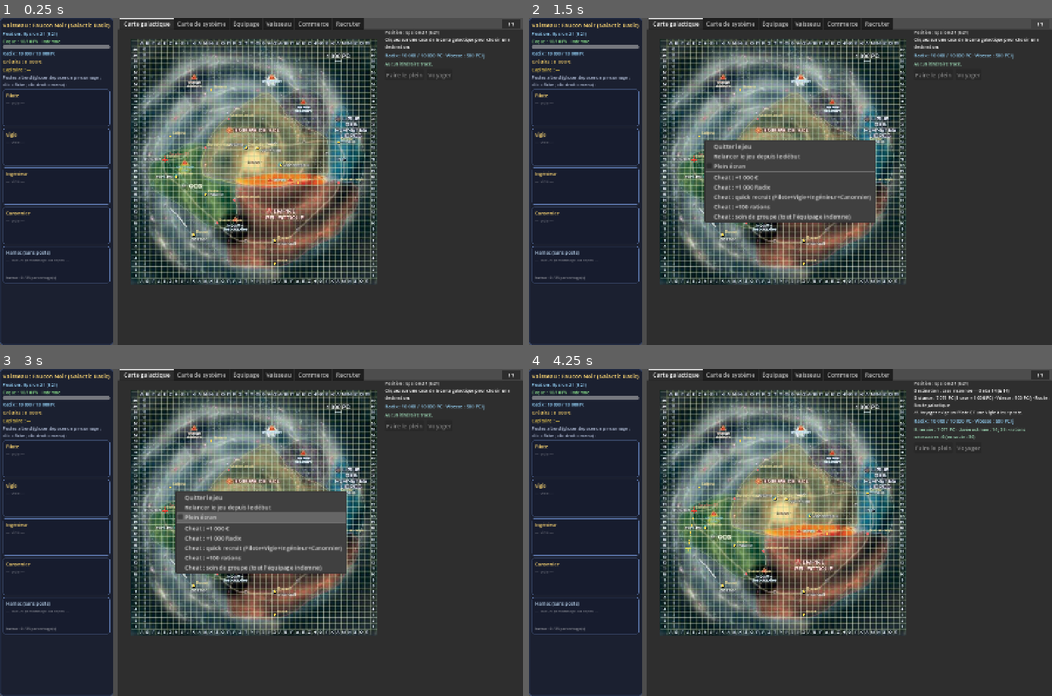
Above: before the commit, frames 1-4 (two rows, left to right).
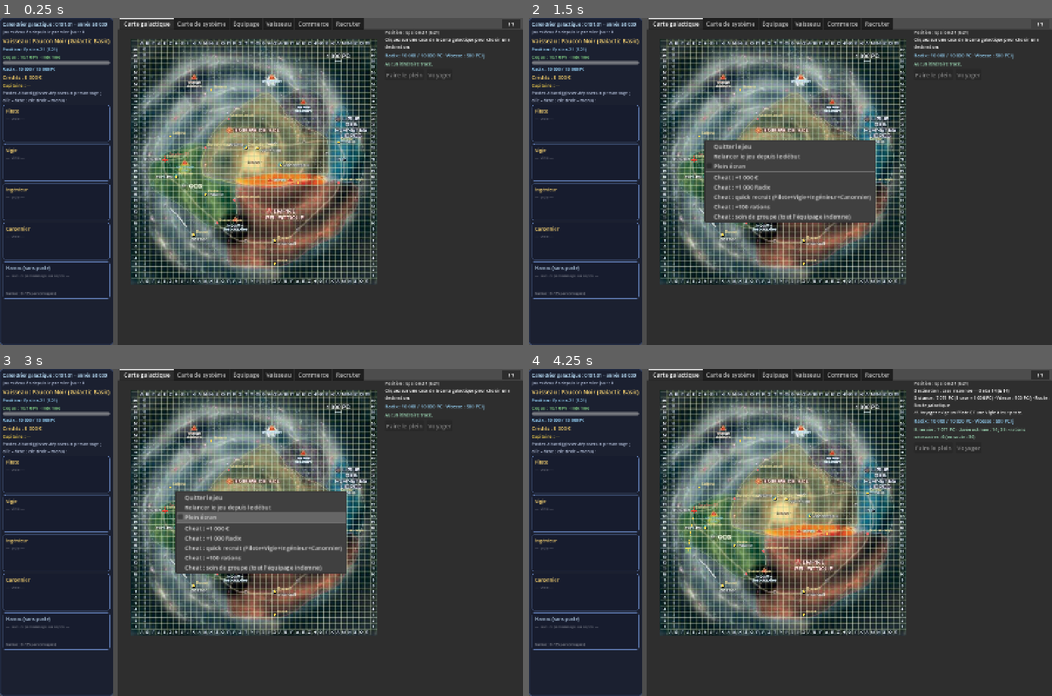
Above: after the commit, the same moments.

Repository: demicercle/space-western
Game: Godot game, scene res://main.tscn
Two runs of this game, one before a commit and one after it. Both use one fixed random seed, a clock stepped at 60 frames per second and the inputs below.
Inputs (mouse positions are in pixels of both pictures, inside the frame that each line leads up to):
- Up to frame 1 (0.25 s): no input
- Up to frame 2 (1.5 s): click "F1" at 0.5 s; click "F1" at 1.25 s
- Up to frame 3 (3 s): click "F1" at 2 s; tap Enter at 2.75 s; drag from (251, 539) to (313, 460) at 2.77 s
- Up to frame 4 (4.25 s): tap Space at 3.5 s; drag from (685, 548) to (764, 597) at 3.52 s

The runs differ from the first frame. In frame 1, 3.5% of the frame differs, in the area x 0-22%, y 1-86%; in frame 2, 3.5%; in frame 3, 3.5%; in frame 4, 3.5%.

Commit message:
Instructions-13 : calendrier galactique (MdJ p20, XXYY.ZZ + jours écoulés en haut à gauche) ; commerce = bouton « Rechercher des articles » (test de Recherche du capitaine par article, difficulté selon cours ×0,5/1/1,5/2, modifs type de planète GdM p42 + dispo A/C + tech militaire/spatiale, 1 jour par test, liste effacée au départ du corps) + négociation du prix par article (opposition Commerce vs marchand Figurant Héros/Normal, ±5 %/succès excédentaire, prix base + négocié affichés, achat au prix négocié)
Co-authored-by: demicercle <demicercle@users.noreply.github.com>

Diff:
--- a/main.gd
+++ b/main.gd
@@ -25,6 +25,9 @@
 var ship_orbite_us := 0.0
 var ship_angle := 0.0
 var game_seed := 0
+var jours_ecoules := 0
+var articles_trouves := {}
+var corps_recherche: Variant = null
 
 var galaxy_map: GalaxyMap
 var system_map: SystemMap
@@ -34,6 +37,8 @@
 var recruit_panel: RecruitPanel
 var marchandage_mod := 1.0
 var posts_container: VBoxContainer
+var calendar_label: Label
+var jours_label: Label
 var ship_name_label: Label
 var pos_label: Label
 var credits_label: Label
@@ -87,6 +92,14 @@
 		p.add_theme_stylebox_override("panel", panel_style)
 
 func _build_left_panel() -> void:
+	calendar_label = Label.new()
+	calendar_label.add_theme_font_size_override("font_size", 13)
+	calendar_label.add_theme_color_override("font_color", Color(0.75, 0.9, 1.0))
+	left_vbox.add_child(calendar_label)
+	jours_label = Label.new()
+	jours_label.add_theme_font_size_override("font_size", 12)
+	jours_label.add_theme_color_override("font_color", Color(0.7, 0.75, 0.85))
+	left_vbox.add_child(jours_label)
 	ship_name_label = Label.new()
 	ship_name_label.add_theme_font_size_override("font_size", 16)
 	ship_name_label.add_theme_color_override("font_color", Color(1.0, 0.85, 0.45))
@@ -212,6 +225,7 @@
 	shop_panel.set_anchors_preset(Control.PRESET_FULL_RECT)
 	tabs.get_child(4).add_child(shop_panel)
 	shop_panel.buy_requested.connect(_on_buy)
+	shop_panel.search_requested.connect(_on_rechercher)
 
 	recruit_panel = RecruitPanel.new()
 	recruit_panel.set_anchors_preset(Control.PRESET_FULL_RECT)
@@ -418,12 +432,18 @@
 	var en_soute := ship.rations + int(ship.cargaison.get("Repas", 0))
 	return "Itinéraire : %s PC · durée estimée : %s · rations nécessaires : %d (en soute : %d)" % [MAUtils.fmt_int(distance), duree, rations, en_soute]
 
+func avancer_jours(n: int) -> void:
+	jours_ecoules += maxi(0, n)
+
 func _start_game() -> void:
 	game_seed = randi()
 	ship = Ship.galactic_basic(MAUtils.pick(SHIP_NAMES))
 	credits = 8000
 	characters = []
 	captain = null
+	jours_ecoules = 0
+	articles_trouves.clear()
+	corps_recherche = null
 	current_system = get_system(current_pos)
 	ship_body = null
 	ship_orbite_us = float(current_system.limite)
@@ -490,6 +510,8 @@
 
 func _on_buy(it: Dictionary) -> void:
 	var prix := ShopTables.prix_achat(it, cours_actuel())
+	if articles_trouves.has(str(it["nom"])):
+		prix = int(articles_trouves[str(it["nom"])]["prix"])
 	var place: float = float(it["place"])
 	if not docked():
 		shop_panel.set_message("Commerce indisponible hors planète/station-relais.")
@@ -546,6 +568,84 @@
 	mod = clampf(mod, 0.5, 1.5)
 	marchandage_mod = mod
 	return "Marchandage à l'arrivée — Commerce du capitaine %s : %s contre marchand %s : %s → prix de vente ×%s (plafonds 50 %%–150 %% du prix de base)." % [captain.nom, Dice.fmt_jet(r), Dice.fmt_jet(m), txt, MAUtils.fmt_num(mod)]
+
+func _on_rechercher() -> void:
+	if not docked():
+		shop_panel.set_message("Recherche d'articles impossible hors planète/station-relais.")
+		return
+	if current_system != null and current_system.est_relais:
+		shop_panel.set_message("Comptoir OCG de la station-relais : tarifs fixes, pas besoin de chercher.")
+		return
+	if captain == null:
+		shop_panel.set_message("Pas de capitaine désigné pour mener la recherche.")
+		return
+	var sb: Dictionary = ship_body
+	var cours := cours_actuel()
+	var com: String = str(sb.get("commerce", "")).to_lower()
+	var est_carrefour := com.contains("carrefour")
+	var est_pauvre := com.contains("pauvre")
+	var est_primitive := com.contains("primitive")
+	var mode := "TD" if est_primitive else "normal"
+	var liste: Array = ShopTables.CATALOGUE + ShopTables.MARCHANDISES
+	var tests := 0
+	var nouveaux := 0
+	var log := ""
+	for it in liste:
+		var nom: String = str(it["nom"])
+		var dispo: String = str(it.get("dispo", "C"))
+		var c: float = float(cours.get(dispo, 1.0))
+		if c <= 0.0:
+			continue
+		if articles_trouves.has(nom):
+			continue
+		tests += 1
+		var diff: int = int(round(c * 2.0))
+		var nd: int = captain.get_comp("Recherche")
+		var mods := ""
+		if est_carrefour:
+			nd += 1
+			mods += " +1d (carrefour)"
+		if dispo == "C":
+			nd += 1
+			mods += " +1d (dispo C)"
+		if dispo == "A":
+			diff += 1
+			mods += " D+1 (dispo A)"
+		var cat: String = str(it.get("cat", ""))
+		if cat == "Technologie militaire" or cat == "Technologie spatiale":
+			diff += 1
+			mods += " D+1 (%s)" % cat.to_lower()
+		if est_pauvre:
+			diff += 1
+			mods += " D+1 (planète pauvre)"
+		if est_primitive:
+			mods += " (TD : planète primitive)"
+		var r := Dice.test(nd, diff, mode)
+		if not r["ok"]:
+			continue
+		var marchand: Character = Character.generate("Héros" if est_carrefour else "Normal", "Figurant", "Marchand")
+		var rc := Dice.test(captain.get_comp("Commerce"), 1)
+		var rm := Dice.test(marchand.get_comp("Commerce"), 1)
+		var mod := 1.0
+		var verdict := "égalité"
+		if rc["succ"] > rm["succ"]:
+			mod = 1.0 - 0.05 * float(rc["succ"] - rm["succ"])
+			verdict = "capitaine gagne"
+		elif rm["succ"] > rc["succ"]:
+			mod = 1.0 + 0.05 * float(rm["succ"] - rc["succ"])
+			verdict = "marchand gagne"
+		var base_prix: int = ShopTables.prix_achat(it, cours)
+		var prix_n: int = maxi(1, int(round(float(base_prix) * mod)))
+		articles_trouves[nom] = {"prix": prix_n, "base": base_prix, "mod": mod}
+		nouveaux += 1
+		log += "  [color=7bed9f]Trouvé : %s[/color] — Recherche %s (diff %d%s) : OK · opposition Commerce %s vs marchand %s (%s) → ×%s : [b]%s €[/b] (base %s €)\n" % [nom, Dice.fmt_jet(r), diff, mods, Dice.fmt_jet(rc), Dice.fmt_jet(rm), verdict, MAUtils.fmt_num(mod), MAUtils.fmt_int(prix_n), MAUtils.fmt_int(base_prix)]
+	corps_recherche = ship_body
+	if tests > 0:
+		avancer_jours(tests)
+	refresh_all()
+	shop_panel.set_message("Recherche d'articles à %s (%s) : %d test(s) de Recherche, +%d jour(s) — calendrier %s (année %d, %d jour(s) écoulé(s)) — %d nouvel article(s), %d au total." % [str(sb.get("nom", "?")), str(sb.get("commerce", "?")), tests, tests, MAUtils.galdate(jours_ecoules), MAUtils.annee_galactique(jours_ecoules), jours_ecoules, nouveaux, articles_trouves.size()])
+	if log != "":
+		journal.text += "\n[b][color=gold]Recherche d'articles — %s, %s (année %d)[/color][/b]\n" % [MAUtils.galdate(jours_ecoules), str(sb.get("nom", "?")), MAUtils.annee_galactique(jours_ecoules)] + log
 
 func nb_posts() -> int:
 	return mini(POSTS.size(), ship.equipage_postes)
@@ -745,8 +845,6 @@
 	recruit_panel.set_enabled_state(dk, credits, characters.size(), ship.passagers_max)
 	if not dk:
 		shop_panel.set_message("Commerce impossible, trouvez une station-relais ou une planète commerciale.")
-	else:
-		shop_panel.set_message("")
 
 func _post_skills() -> Dictionary:
 	var sk := {"pi": 0, "na": 0, "se": 0, "ss": 0, "ing": 0, "cae": 0, "carto": 0, "dpi": 0, "mpi": "", "dna": 0, "mna": "", "dse": 0, "mse": "", "dss": 0, "mss": "", "ding": 0, "ming": "", "dae": 0, "mae": "", "dca": 0, "mca": ""}
@@ -902,6 +1000,9 @@
 	var res := TravelSim.simulate(cfg)
 	_appliquer_consos(res)
 	jours_total += int(res["jours_count"])
+	avancer_jours(jours_total)
+	articles_trouves.clear()
+	corps_recherche = null
 	var sal: int = salaire_jour() * jours_total
 	credits = maxi(0, credits - sal)
 	var ligne_march := ""
@@ -998,6 +1099,9 @@
 	}
 	var res := TravelSim.simulate(cfg)
 	_appliquer_consos(res)
+	avancer_jours(int(res["jours_count"]))
+	articles_trouves.clear()
+	corps_recherche = null
 	var sal: int = salaire_jour() * int(res["jours_count"])
 	credits = maxi(0, credits - sal)
 	var ligne_march := ""
@@ -1111,6 +1215,8 @@
 	refresh_all()
 
 func refresh_all() -> void:
+	calendar_label.text = "Calendrier galactique : %s · année %s" % [MAUtils.galdate(jours_ecoules), MAUtils.fmt_int(MAUtils.annee_galactique(jours_ecoules))]
+	jours_label.text = "Jours écoulés depuis le premier jour : %d" % jours_ecoules
 	ship_name_label.text = "Vaisseau : %s (%s)" % [ship.nom, ship.modele]
 	pos_label.text = "Position : %s (%s)" % [GalaxyData.coord_label(current_pos.x, current_pos.y), GalaxyData.coord_text(current_pos.x, current_pos.y)]
 	refresh_ship_health()
@@ -1130,15 +1236,28 @@
 	galaxy_map.queue_redraw()
 	travel_info_label.text = "Radix : %s / %s PC · Vitesse : %d PC/j" % [MAUtils.fmt_int(ship.radix_pc), MAUtils.fmt_int(ship.autonomie_pc), ship.vitesse_hyper_pc_j]
 	var dk := docked()
+	if corps_recherche != null and corps_recherche != ship_body:
+		articles_trouves.clear()
+		corps_recherche = null
+	var est_rel: bool = current_system != null and current_system.est_relais
 	var items: Array
 	var titre: String
-	if current_system != null and current_system.est_relais:
+	var prix_over := {}
+	if est_rel:
 		items = ShopTables.STATION_RELAIS
 		titre = "Commerce — station-relais %s (tarifs du comptoir OCG, GdM p125)" % current_system.nom
 	else:
-		items = ShopTables.CATALOGUE + ShopTables.MARCHANDISES
-		titre = "Commerce — planète %s (catalogue MdJ p234-243 + marchandises p233)" % (current_system.nom if current_system != null else "?")
-	shop_panel.set_catalog(items, titre, credits, soute_used(), ship.soute, dk, cours_txt(), cours_actuel())
-	ship_panel.set_context(cours_actuel(), marchandage_mod, dk, radix_unit_price())
+		items = []
+		for nom in articles_trouves.keys():
+			var it: Variant = ShopTables.find_catalogue(nom)
+			if it == null:
+				it = ShopTables.find_marchandise(nom)
+			if it != null:
+				items.append(it)
+				prix_over[nom] = articles_trouves[nom]
+		var sys_nom: String = current_system.nom if current_system != null else "?"
+		titre = "Commerce — planète %s (catalogue MdJ p234-243 + marchandises p233 ; %d article(s) trouvé(s))" % [sys_nom, articles_trouves.size()]
 	_update_info_label()
 	_update_buttons()
+	shop_panel.set_catalog(items, titre, credits, soute_used(), ship.soute, dk, cours_txt(), cours_actuel(), prix_over, est_rel)
+	ship_panel.set_context(cours_actuel(), marchandage_mod, dk, radix_unit_price())
--- a/scripts/ma_utils.gd
+++ b/scripts/ma_utils.gd
@@ -39,3 +39,14 @@
 	if s.begins_with("#"):
 		return Color.html(s)
 	return Color(0.65, 0.75, 0.85)
+
+static func galdate(jours_ecoules: int) -> String:
+	var n := maxi(0, jours_ecoules) % 250
+	var m := n / 25 + 1
+	var rem := n % 25
+	var w := rem / 5 + 1
+	var d := rem % 5 + 1
+	return "%02d%02d.%02d" % [m, w, d]
+
+static func annee_galactique(jours_ecoules: int) -> int:
+	return 50000 + maxi(0, jours_ecoules) / 250
--- a/ui/shop_panel.gd
+++ b/ui/shop_panel.gd
@@ -2,6 +2,7 @@
 extends VBoxContainer
 
 signal buy_requested(item: Dictionary)
+signal search_requested
 
 const TAB_TITLES := ["Marchandises", "Technologie courante", "Technologie militaire", "Technologie médicale", "La belle vie"]
 
@@ -15,6 +16,8 @@
 var soute_used := 0.0
 var soute_max := 25.0
 var docked := false
+var est_relais := false
+var search_button: Button
 var cours: Dictionary = {"A": 1.0, "B": 1.0, "C": 1.0}
 
 static var _re_us := RegEx.create_from_string("\\bUS\\b")
@@ -56,11 +59,19 @@
 	info_label.add_theme_font_size_override("font_size", 12)
 	info_label.add_theme_color_override("font_color", Color(0.7, 0.75, 0.85))
 	add_child(info_label)
+	var hb := HBoxContainer.new()
+	hb.add_theme_constant_override("separation", 10)
+	add_child(hb)
+	search_button = Button.new()
+	search_button.text = "Rechercher des articles"
+	search_button.pressed.connect(_on_search)
+	hb.add_child(search_button)
 	msg_label = Label.new()
 	msg_label.autowrap_mode = TextServer.AUTOWRAP_WORD_SMART
 	msg_label.add_theme_font_size_override("font_size", 12)
 	msg_label.add_theme_color_override("font_color", Color(1.0, 0.8, 0.4))
-	add_child(msg_label)
+	msg_label.size_flags_horizontal = SIZE_EXPAND_FILL
+	hb.add_child(msg_label)
 	tabs = TabContainer.new()
 	tabs.size_flags_horizontal = SIZE_EXPAND_FILL
 	tabs.size_flags_vertical = SIZE_EXPAND_FILL
@@ -87,13 +98,22 @@
 	l.add_theme_color_override("font_color", Color(1.0, 0.85, 0.45))
 	return l
 
-func set_catalog(p_items: Array, titre: String, p_credits: int, p_soute_used: float, p_soute_max: float, p_docked: bool, cours_txt: String, p_cours: Dictionary) -> void:
+func set_catalog(p_items: Array, titre: String, p_credits: int, p_soute_used: float, p_soute_max: float, p_docked: bool, cours_txt: String, p_cours: Dictionary, p_prix := {}, p_est_relais := false) -> void:
 	items = p_items
 	credits = p_credits
 	soute_used = p_soute_used
 	soute_max = p_soute_max
 	docked = p_docked
 	cours = p_cours
+	est_relais = p_est_relais
+	var prix_over: Dictionary = p_prix
+	search_button.disabled = not p_docked or est_relais
+	if est_relais:
+		search_button.tooltip_text = "Comptoir OCG : tarifs fixes, pas de recherche nécessaire"
+	elif not p_docked:
+		search_button.tooltip_text = "Recherche impossible hors planète/station-relais"
+	else:
+		search_button.tooltip_text = "Le capitaine teste chaque article (Recherche) : 1 jour par test"
 	title_label.text = titre
 	info_label.text = "Crédits : %s € · Soute : %s / %s UC · Cours : %s%s" % [MAUtils.fmt_int(credits), MAUtils.fmt_num(soute_used), MAUtils.fmt_num(soute_max), cours_txt, "" if docked else " · (commerce indisponible hors planète/station-relais)"]
 	for grid in grids:
@@ -121,9 +141,18 @@
 		var cell := HBoxContainer.new()
 		cell.add_theme_constant_override("separation", 8)
 		cell.custom_minimum_size = Vector2(190, 0)
+		var nom: String = str(it["nom"])
 		var prix := ShopTables.prix_achat(it, cours)
+		var override: bool = prix_over.has(nom)
+		if override:
+			prix = int(prix_over[nom]["prix"])
 		var prix_l := Label.new()
-		prix_l.text = ("—" if prix < 0 else "%s €" % MAUtils.fmt_int(prix))
+		if prix < 0:
+			prix_l.text = "—"
+		elif override:
+			prix_l.text = "%s € (base : %s €)" % [MAUtils.fmt_int(prix), MAUtils.fmt_int(int(prix_over[nom]["base"]))]
+		else:
+			prix_l.text = "%s €" % MAUtils.fmt_int(prix)
 		prix_l.size_flags_horizontal = SIZE_EXPAND_FILL
 		prix_l.horizontal_alignment = HORIZONTAL_ALIGNMENT_LEFT
 		prix_l.add_theme_font_size_override("font_size", 12)
@@ -142,6 +171,11 @@
 		btn.pressed.connect(_on_buy.bind(it))
 		cell.add_child(btn)
 		grid.add_child(cell)
+	if p_docked and not est_relais and items.size() == 0:
+		set_message("Aucun article trouvé pour l'instant — cliquez sur « Rechercher des articles ».")
+
+func _on_search() -> void:
+	search_requested.emit()
 
 func _on_buy(it: Dictionary) -> void:
 	buy_requested.emit(it)
